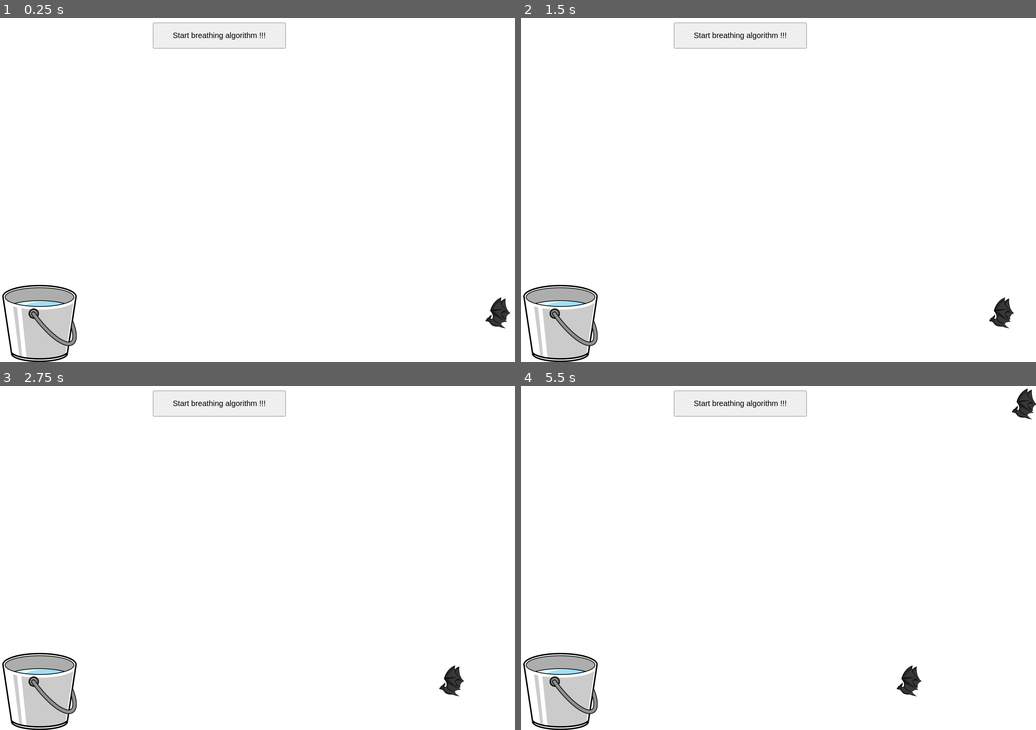
Above: before the commit, frames 1-4 (two rows, left to right).
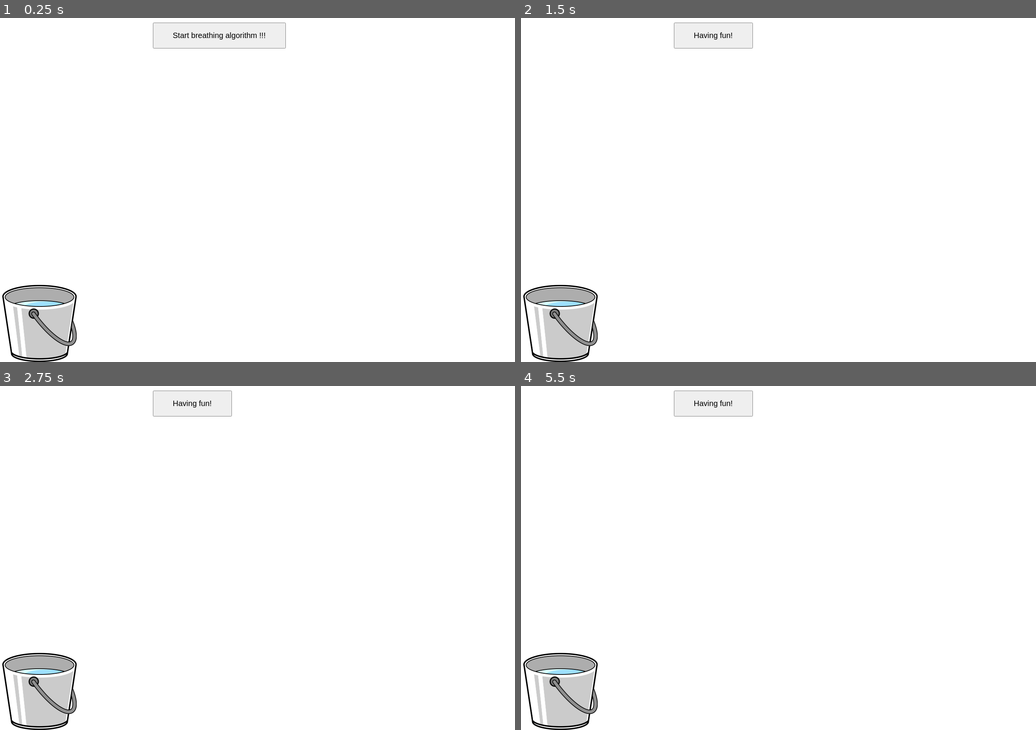
Above: after the commit, the same moments.

Repository: kayleyxu/JS-Dragon-Breathing-Game
Game: browser game, page game.html
Two runs of this game, one before a commit and one after it. Both use one fixed random seed, a clock stepped at 60 frames per second and the inputs below. When the page shows a pop-up message, it is drawn as a white box for half a second while everything else waits; a line starting with > is the answer the replay typed.
Inputs:
- Up to frame 1 (0.25 s): no input
- Up to frame 2 (1.5 s): click "Start breathing algorithm !!!" at 0.27 s; hold S 1.03-1.3 s; tap Space at 1.1 s; hold W from 1.35 s (still down)
- Up to frame 3 (2.75 s): tap Space at 1.6, 2.1, 2.6 s; release W at 1.65 s; hold W 1.7-1.93 s; hold S 1.98-2.32 s; hold S 2.37-2.63 s; hold W from 2.68 s (still down)
- Up to frame 4 (5.5 s): release W at 2.98 s; hold W 3.03-3.27 s; tap Space every 0.5 s from 3.1 to 5.1 s; hold S 3.32-3.65 s; hold S 3.7-3.97 s; hold W 4.02-4.32 s; hold W 4.37-4.6 s; hold S 4.65-4.98 s; hold S 5.03-5.3 s; hold W from 5.35 s (still down)

The runs differ from the first frame. In frame 1, 0.2% of the frame differs, in the area x 94-100%, y 81-91%; in frame 2, 0.4%; in frame 3, 0.4%; in frame 4, 0.7%, in the area x 33-100%, y 0-91%.

Commit message:
refactor with new game class

Diff:
--- a/game.html
+++ b/game.html
@@ -4,16 +4,16 @@
   <title>Game</title>
   <script src="js/detect.js"></script>
   <script src="js/dragon.js"></script>
+  <script src="js/fire.js"></script>
+  <script src="js/drinkWater.js"></script>
+  <script src="js/bat.js"></script>
   <script src="js/breathingEvents.js" defer></script>
-  <script src="js/fire.js" defer></script>
-  <script src="js/drinkWater.js"></script>
-  <script src="js/bat.js" defer></script>
-
+  <script src="js/game.js" defer></script>
 </head>
 
 <body onkeypress="getWhichKeyPressed(event);">
 	<div style="width:400px; margin:50px auto;">
-		<input type="button" style="padding:20px 50px; font-size:20px; cursor:pointer"id="buttonId" onClick="clicked()" value="Start breathing algorithm !!!">
+		<input type="button" style="padding:20px 50px; font-size:20px; cursor:pointer"id="buttonId" onClick="startGame()" value="Start breathing algorithm !!!">
 		<!--
 		<div id="display-parameters" style="margin-top:50px; font-size:25px; color:#ffffff;background:#000;padding:20px; width:300px;text-align:center;"></div>
 		<div id="display-running" style="margin-top:50px; font-size:25px; color:#ffffff;background:#000;padding:20px; width:300px;text-align:center;"></div>
--- a/js/bat.js
+++ b/js/bat.js
@@ -87,8 +87,4 @@
             }
         }
     }
-
 }
-
-// Start generating bats
-new Bat();
--- a/js/breathingEvents.js
+++ b/js/breathingEvents.js
@@ -1,16 +1,8 @@
 var breathCounter = 0;
 var inhaleOrExhale = 0;
-var currentDragon = new dragon(0, 0, 0, "currentDragon");
 
-function returnTime(){
+function returnTime() {
     return inhaleTime
-}
-
-let fireID = null;
-
-function setFireID(fID)
-{
-    fireID = fID;
 }
 
 var startTime = new Date().getTime();
@@ -18,47 +10,42 @@
 var endTime = new Date().getTime();
 
 var breathingEvents = {
-    fireOffEvent : function(){
+    fireOffEvent: function () {
 
     },
 
-    fireOnEvent : function(){
+    fireOnEvent: function () {
         inhaleOrExhale = breathCounter % 2;
 
-        if (inhaleOrExhale == 0){  //inhale
+        if (inhaleOrExhale == 0) {  //inhale
             startTime = new Date().getTime();
             //console.log("startTime: ", startTime);
             //console.log("fireOnEvent: inhale");
-            currentDragon.inhaleReset();
+            currentGame.inhaleReset();
         }
-        if (inhaleOrExhale == 1){  //exhale
-            var fireImage = document.getElementById("fire");
-            fireImage.style.display = "block";
+        if (inhaleOrExhale == 1) {  //exhale
             endTime = new Date().getTime();
             //console.log("endTime: ", endTime);
             console.log("fireOnEvent: exhale");
             var inhaleTime = 0;
             inhaleTime = endTime - startTime;
             console.log("inhale time: ", inhaleTime);
-            currentDragon.exhaleReset();
-            var fireID = setInterval(incrementIntervalFire, 0.5);
-            setFireID(fireID);
-            setTimeout(resetFire, inhaleTime);
+            currentGame.exhaleReset(inhaleTime);
         }
 
 
         breathCounter += 1;
     },
 
-    offRunning : function(){
-        console.log("offRunning");
+    offRunning: function () {
+        // console.log("offRunning");
 
-        if (inhaleOrExhale == 0){
+        if (inhaleOrExhale == 0) {
             //console.log("offRunning: inhaleOrExhale = 1");
 
         }
 
-        if (inhaleOrExhale == 1){
+        if (inhaleOrExhale == 1) {
             //console.log("offRunning: inhaleOrExhale = 1");
 
         }
@@ -66,31 +53,12 @@
 
     },
 
-    onRunning : function(){
-
-    console.log("onRunning");
-
+    onRunning: function () {
+        // console.log("onRunning");
     }
 
 }
 
-function clicked(){
-
-console.log("clicked")
-//Create audioContext
-window.AudioContext = window.AudioContext ||
-                    window.webkitAudioContext ||
-                    window.mozAudioContext ||
-                    window.oAudioContext ||
-                    window.msAudioContext;
-
-audioContext = new AudioContext();
-//console.log("audioCotext state", audioContext.state);
-audioContext.resume();
-//console.log("audioCotext state", audioContext.state);
-    breathingAlgorithm.run({'runjQuery' : true});
-    //breathingAlgorithm.run();
-}
 
 var inhaleTime = endTime - startTime;
 console.log("global inhale time: ", inhaleTime);
--- a/js/dragon.js
+++ b/js/dragon.js
@@ -1,4 +1,4 @@
-class dragon {
+class Dragon {
     constructor(xPos, yPos, imgHeight, imageID) {
         this.x = xPos;
         this.y = yPos;
@@ -22,40 +22,13 @@
         this.imageElement.style.height = "400px";
         this.imageElement.style.top = "360px";
     }
-}
 
-
-function moveDragonUp()
-    {
-        currentDragon.imageElement.style.top = parseInt(currentDragon.imageElement.style.top) - 10 + 'px';
-        intervalFire.style.top = currentDragon.imageElement.style.top;
+    moveUp() {
+        this.imageElement.style.top = parseInt(this.imageElement.style.top) - 10 + 'px';
     }
 
-function moveDragonDown()
-    {
+    moveDown() {
         //console.log(currentDragon);
-        currentDragon.imageElement.style.top = parseInt(currentDragon.imageElement.style.top) + 10 + 'px';
-        intervalFire.style.top = currentDragon.imageElement.style.top;
+        this.imageElement.style.top = parseInt(this.imageElement.style.top) + 10 + 'px';
     }
-
-
-function getWhichKeyPressed()
-    {
-        //alert('event type' + event.type);
-        var aKeyPressed = event.which || event.keyCode
-        //alert(aKeyPressed); //w = 119, a = 97, s = 115, d = 100, q = 113, e = 101, z = 122, c = 99, - = 45, + = 61, < = 44, > = 46, [ = 91, ] = 93
-
-        //imgTopValue.value = flyingSaucer.style.top;
-        //imgLeftValue.value = flyingSaucer.style.left;
-        if (aKeyPressed == 119)
-        {
-            //move ship up
-            moveDragonUp();
-        }
-
-        if (aKeyPressed == 115)
-        {
-            //move ship down
-            moveDragonDown();
-        }
-    }
+}
--- a/js/fire.js
+++ b/js/fire.js
@@ -1,38 +1,51 @@
-let fireWidth = 0;
-let fireHeight = 0;
-const maxNum = 1500;  //stop the intervals when this number is reached
-//let intFire = null;
+const maxNum = 500;  //stop the intervals when this number is reached
 
-/*for demonstration purposes, we'll just create two nearly identical functions
-that iterate an integer by 1. In practice, you could put in whatever code you
-need (such as moving a shape) into these functions .*/
+class Fire {
+      constructor(dragon) {
+            this.dragon = dragon;
+            this.intervalFire = document.getElementById("fire");
+            console.log("create fire", this.intervalFire)
+            this.fireWidth = 0;
+            this.fireHeight = 0;
+            this.intervalId = null ; // IntervalId returned by setInterval
+      }
 
-const intervalFire = document.getElementById("fire");
+      incrementIntervalFire() {
+            this.fireWidth += 4;
+            this.fireHeight += 1;
 
-function incrementIntervalFire(){
-      intervalFire.style.width = fireWidth.toString() + "px";
-      intervalFire.style.height = fireHeight.toString() + "px";
-      intervalFire.style.top = parseFloat(currentDragon.imageElement.style.top) - parseFloat(intervalFire.style.height) * 190/233 + 165 + "px";
-      fireWidth+=4;
-      fireHeight+=1;
-      if (fireWidth > maxNum){
-            clearInterval(fireID);
-            //console.log("Interval1 maxNum reached. num1=" + fireWidth.toString());
+            this.intervalFire.style.width = this.fireWidth.toString() + "px";
+            this.intervalFire.style.height = this.fireHeight.toString() + "px";
+            this.intervalFire.style.top = parseFloat(this.dragon.imageElement.style.top) - parseFloat(this.intervalFire.style.height) * 190 / 233 + 165 + "px";
+
+            if (this.fireWidth > maxNum) {
+                  // stop interval timer, stop animation
+                  clearInterval(this.intervalId);
+                  //console.log("Interval1 maxNum reached. num1=" + fireWidth.toString());
+            }
+      }
+
+      resetFire() {
+            // stop interval
+            clearInterval(this.intervalId);
+            // hide fire
+            this.fireWidth = 0;
+            this.fireHeight = 0;
+            this.intervalFire.style.display = "none";
+      }
+
+      show(intervalTime) {
+            this.intervalFire.style.display = "block";
+            this.intervalId = setInterval(this.incrementIntervalFire.bind(this), 5);   // increase fire size to increase it
+            // start a timeout timer to reset fire
+            setTimeout(this.resetFire.bind(this), intervalTime);
+      }
+
+      moveUp() {
+            this.intervalFire.style.top = this.dragon.imageElement.style.top;
+      }
+
+      moveDown() {
+            this.intervalFire.style.top = this.dragon.imageElement.style.top;
       }
 }
-/* Running the two functions simultaneously at different intervals.
-
-The setInterval is one of the few JavaScript functions that can run asynchronously.
-This means that it can run at the same time as other code, and it can run
-at different intervals than other code. This makes it a very handy function.
-
-Run the code and you'll see that the two intervals run at different speeds simultaneously
-by displaying the counters and changing the width of the p elements to match the counters.
-*/
-
-function resetFire(){
-      var fireImage = document.getElementById("fire");
-      fireImage.style.display = "none";
-      fireWidth = 0;
-      fireHeight = 0;
-}
--- /dev/null
+++ b/js/game.js
@@ -0,0 +1,127 @@
+class Game {
+    static BatCounter = 0;
+    constructor() {
+        console.log("Game: constructor")
+        this.batCounter = 0;
+        Bat.BatCounter += 1;
+
+        // starting the game button
+        this.button = document.getElementById("buttonId");
+        console.log("Game: constructor", this.button)
+
+        // create dragon object
+        this.dragon = new Dragon(0, 0, 0, "currentDragon");
+
+        // create fire object, let fire know about dragon
+        this.fire = new Fire(this.dragon);
+
+        // array of bats, flying ones
+        this.flyingBats = new Array();
+
+        // array of bats, burning ones after collide with dragon fire
+        this.burningBats = new Array();
+
+        // timer for creating new bats, reduce this timer as game speeds up
+        this.batSpawnTimeout = 5000;
+    }
+
+    // start the game
+    start() {
+        console.log("Game: start")
+
+        // start breath detection
+        //Create audioContext
+        window.AudioContext = window.AudioContext ||
+            window.webkitAudioContext ||
+            window.mozAudioContext ||
+            window.oAudioContext ||
+            window.msAudioContext;
+
+        audioContext = new AudioContext();
+        audioContext.resume();
+        breathingAlgorithm.run({ 'runjQuery': true });
+
+        // change button to indicate game is running
+        this.button.value = "Having fun!"
+
+        // request animation
+    }
+
+
+    // stop the game
+    stop() {
+        console.log("Game: stop")
+        // change button to indicate game is stopped
+
+        // stop animation
+    }
+
+
+    animate() {
+        console.log("Game: animate")
+        // update dragon state, breathing in, breathing out
+        // update fire size
+        //      if breathing out, increase firesize
+        //      if breath in, change firezie to 0
+        // update flying bats position
+        // if any bats collide with fire, move it to burning bats list
+
+
+        // update burning bats size, shrink them
+        // if bats is shrinked to size 0, remove it from the burning bats list
+
+        // create new bats if time passed specified interval
+        // add new bats to flying bats list
+
+    }
+
+
+    inhaleReset() {
+        console.log("Game inhale reset");
+        this.dragon.inhaleReset();
+    }
+
+    exhaleReset(inhaleTime) {
+        console.log("Game exhale reset");
+        this.dragon.exhaleReset();
+        this.fire.show(inhaleTime);
+    }
+
+    upKeyPressed() {
+        this.dragon.moveUp();
+        this.fire.moveUp(this.dragon);
+    }
+
+    downKeyPressed() {
+        this.dragon.moveDown();
+        this.fire.moveDown(this.dragon);
+    }
+}
+
+function startGame() {
+    console.log("clicked, start game")
+
+    // start the game
+    currentGame.start()
+}
+
+function getWhichKeyPressed() {
+    //alert('event type' + event.type);
+    var aKeyPressed = event.which || event.keyCode
+    //alert(aKeyPressed); //w = 119, a = 97, s = 115, d = 100, q = 113, e = 101, z = 122, c = 99, - = 45, + = 61, < = 44, > = 46, [ = 91, ] = 93
+
+    //imgTopValue.value = flyingSaucer.style.top;
+    //imgLeftValue.value = flyingSaucer.style.left;
+    console.log("key pressed", aKeyPressed)
+    if (aKeyPressed == 119) {
+        currentGame.upKeyPressed();
+    }
+
+    if (aKeyPressed == 115) {
+        currentGame.downKeyPressed();
+    }
+}
+
+
+// create the global game object
+var currentGame = new Game();
